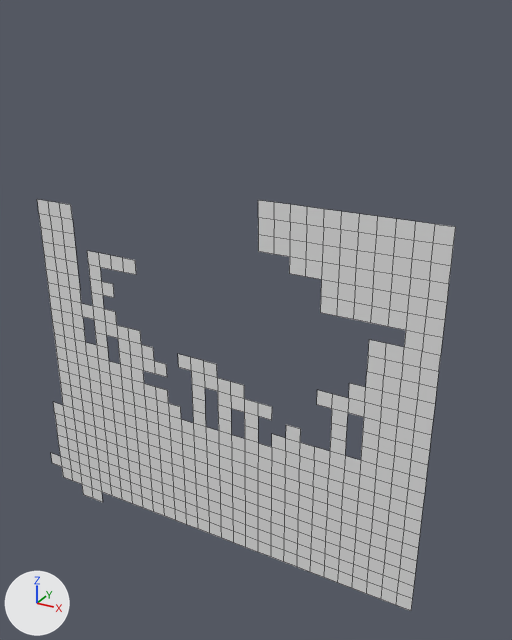
Two versions of the OBJ model Assets/Tiled2Unity/Meshes/Boss.obj, one commit apart.
Before and after are seen from a 50 mm lens placed at (246.0, -1096.0, -135.0), pointed at (-387.0, 56.0, -710.0). Every picture has the same lights, and +X, +Y and +Z are marked at lower left. Mesh edges are drawn as thin lines. Where no turn or scale is listed for an object, it has been applied to the vertices.

In view in the first picture: 'Boss'.
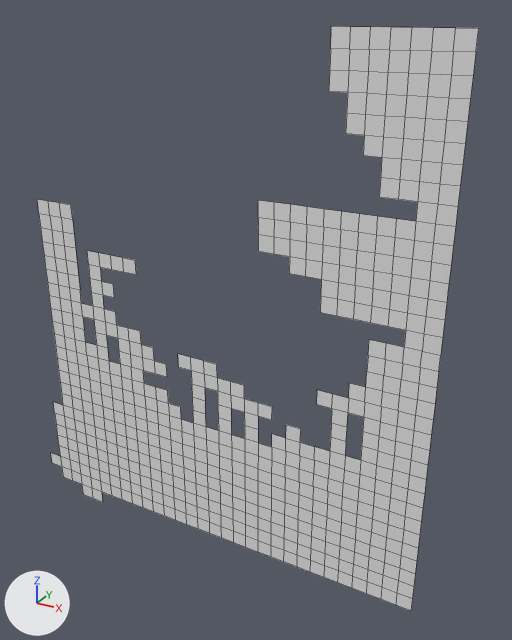
Commit message: Boss stage added

Edits to the bpy script that builds the scene:
```text
Change me_boss:
    used by ob_boss; location = (0.0, 0.0, 0.0)
    remove me_boss.from_pydata(...)  # 586 vertices, 475 faces; spans x -960.0..0.0, y 0.0, z -1280.0..-448.0
    add me_boss.from_pydata(...)  # 648 vertices, 523 faces; spans x -960.0..0.0, y 0.0, z -1280.0..-160.0
    me_boss part 1
    24 vertices are added at x -224.0..0.0, y 0.0, z -416.0..-160.0
    5 new vertices lie (-32.0, 0.0, 0.0) away from vertices in x -96.0, y 0.0, z -416.0..-288.0
    5 new vertices lie (0.0, 0.0, 32.0) away from vertices in x -128.0..0.0, y 0.0, z -288.0
    5 new vertices lie (0.0, 0.0, 32.0) away from vertices in x -128.0..0.0, y 0.0, z -256.0
    5 new vertices lie (0.0, 0.0, 32.0) away from vertices in x -128.0..0.0, y 0.0, z -224.0
    6 new vertices lie (-32.0, 0.0, 0.0) away from vertices in x -128.0, y 0.0, z -352.0..-192.0
    6 new vertices lie (0.0, 0.0, 32.0) away from vertices in x -160.0..0.0, y 0.0, z -192.0
    6 new vertices lie (-32.0, 0.0, 0.0) away from vertices in x -160.0, y 0.0, z -320.0..-160.0
    48 new faces join them
```

What differs and where, as boxes (x1, y1, x2, y2) in the pictures (512 x 640 px):
'Boss', reshaped (42% taller): before (37, 199, 456, 611); after (37, 26, 479, 611)
part 1 of me_boss, added: after (329, 26, 479, 227)
